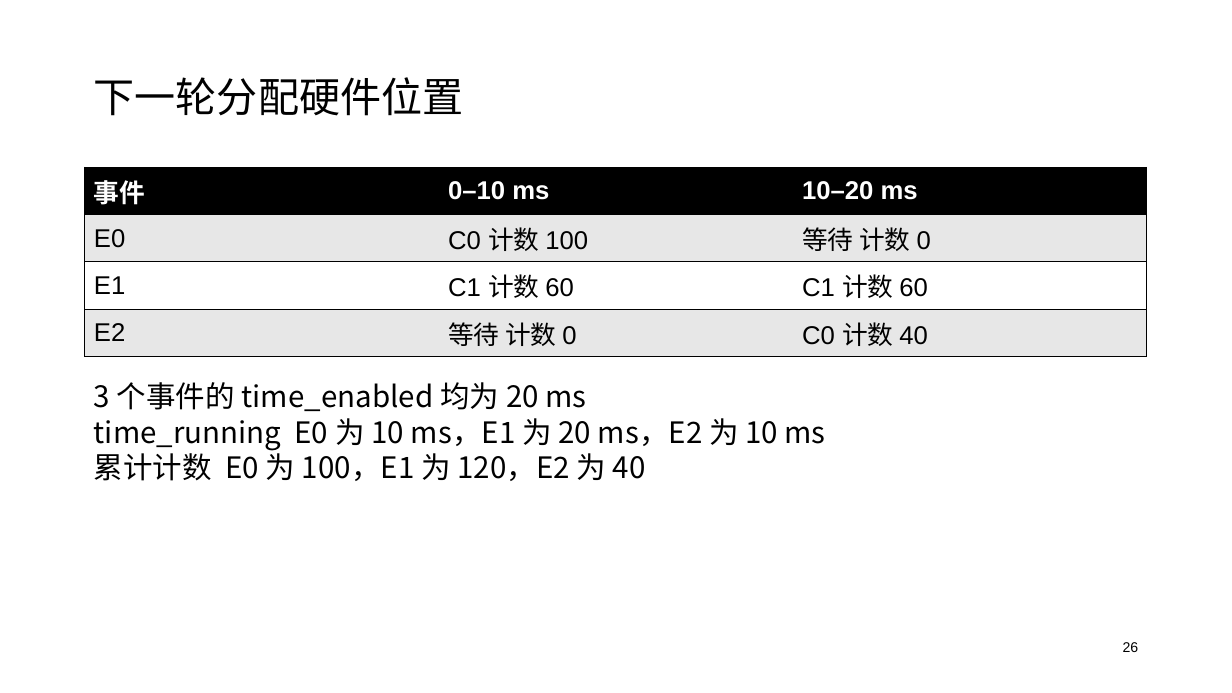
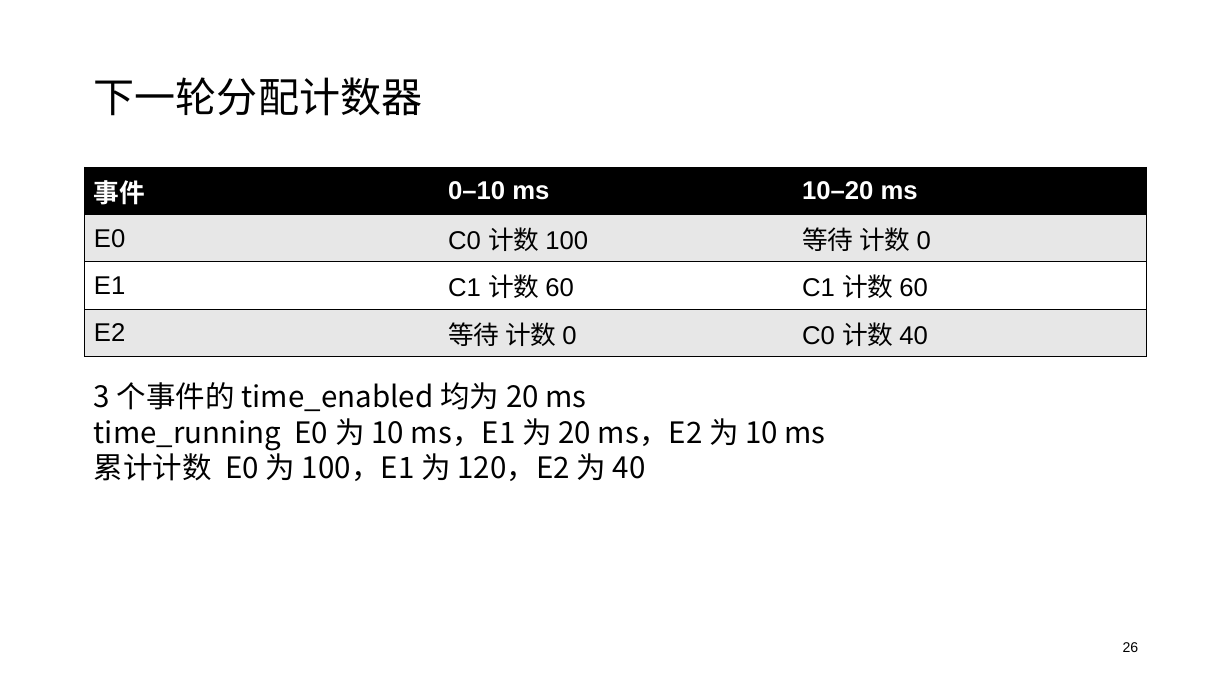
Before and after one commit to oscomp-posad/tgoskits, a slide deck: slide 26 of docs/presentations/starryos-perf.pptx. Drawn at 1232x693 pixels with LibreOffice and Linux fonts; fonts in the diff are those of the drawing. Boxes give left, top, right and bottom in pixels: in the first picture for what was removed or moved away, otherwise in the second. Text is boxed around its words. In the diff, an @@ line names an element or a change of style, - is before the commit and + after.

```diff
--- a/docs/presentations/starryos-perf.pptx
+++ b/docs/presentations/starryos-perf.pptx
@@ text at [94,77,423,116]: text changed @@
-下一轮分配硬件位置
+下一轮分配计数器
```
Also in this commit, not shown: 7 other slides changed, 1 other file.
